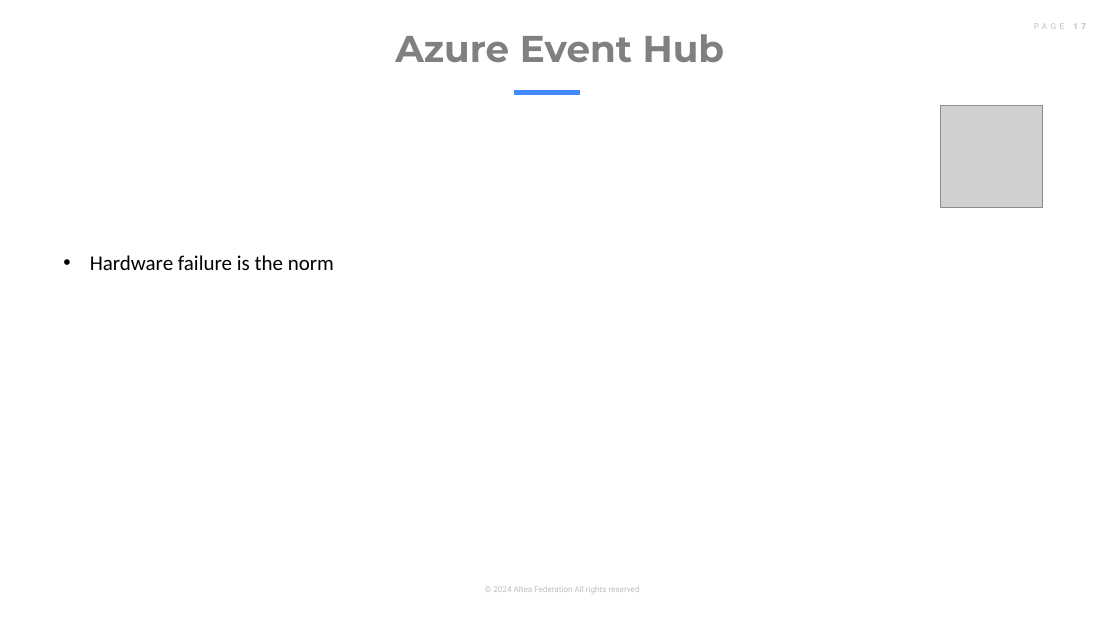
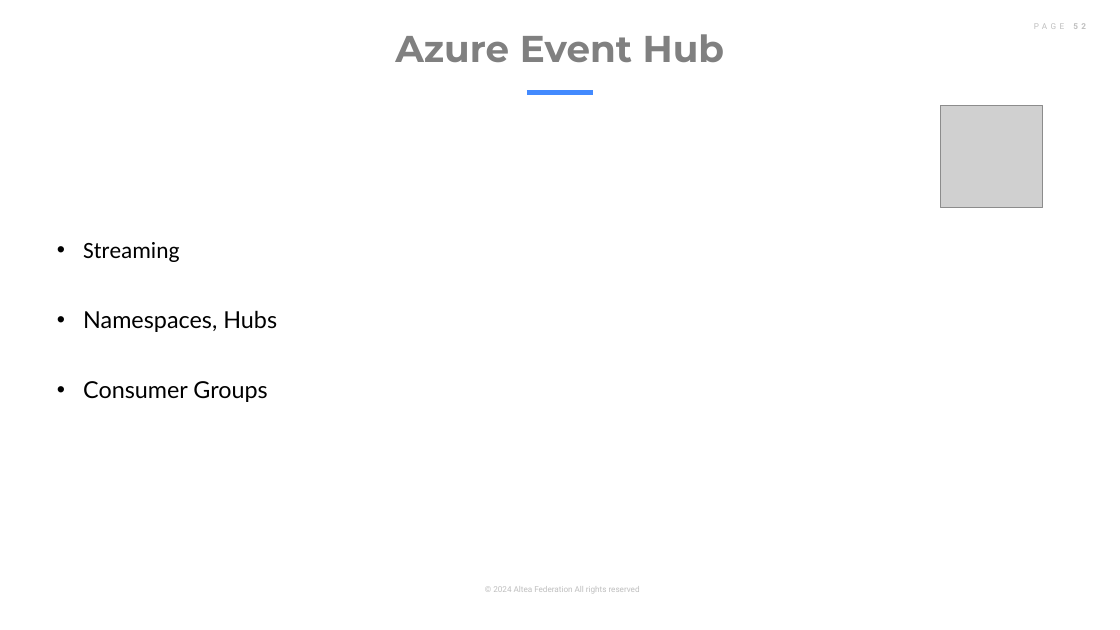
Before and after one commit to altea-abs/big-data-azure-intro, a slide deck: slide 52 of day_1/storage.pptx (slide 17 before the commit). Drawn at 1120x630 pixels with LibreOffice and Linux fonts; fonts in the diff are those of the drawing; grey boxes stand for pictures. Boxes give left, top, right and bottom in pixels: in the first picture for what was removed or moved away, otherwise in the second. Text is boxed around its words. In the diff, an @@ line names an element or a change of style, - is before the commit and + after.

```diff
--- a/day_1/storage.pptx
+++ b/day_1/storage.pptx
@@ line moved from (514, 92) - (581, 92) to (527, 92) - (593, 92) @@
@@ text at (83,242,277,402): text changed; size 18 to 20 pt; font Calibri to Lato @@
-• Hardware failure is the norm
+• Streaming
+• Namespaces, Hubs
+• Consumer Groups
```
Also in this commit, not shown: 18 other slides changed, 46 slides added, 11 slides removed, 6 other files.
